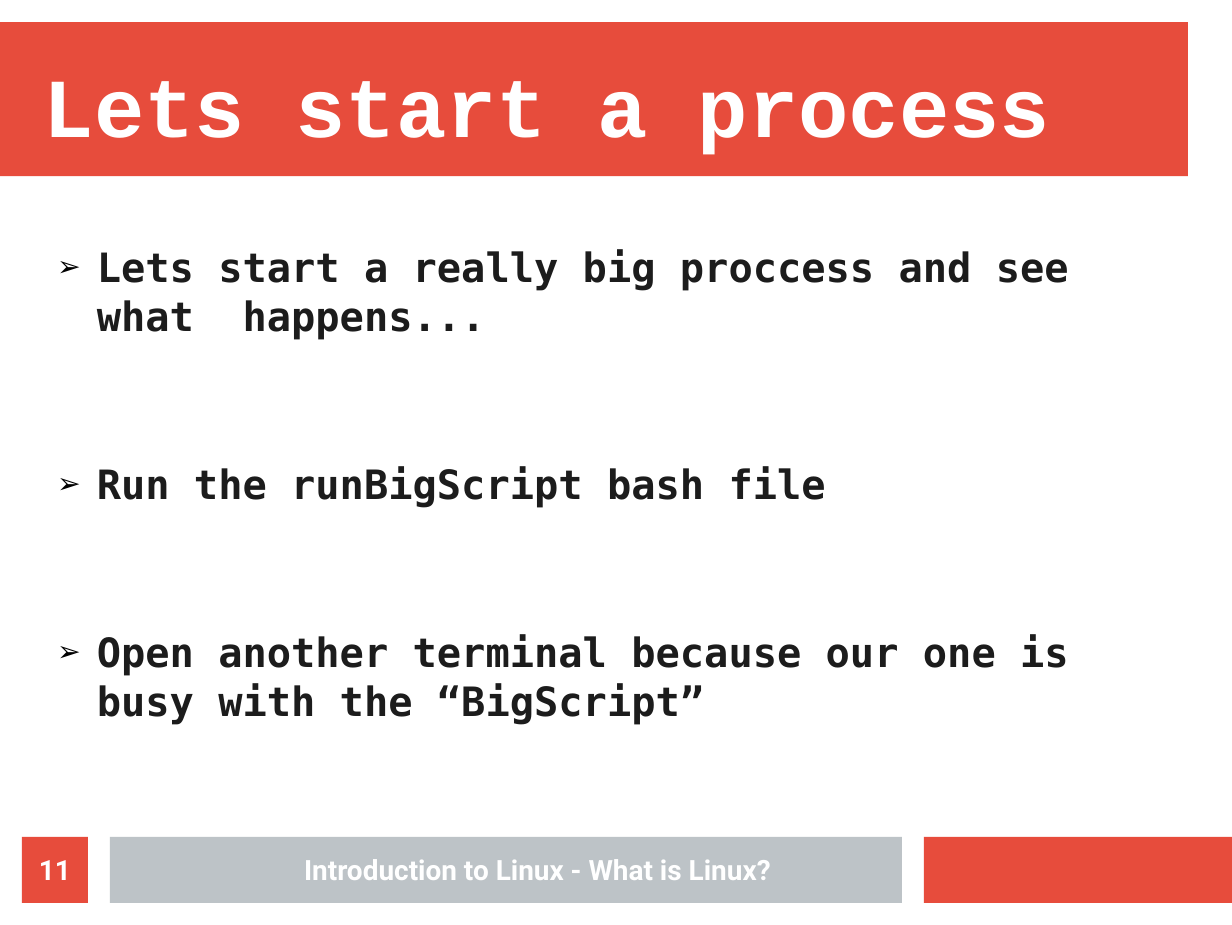
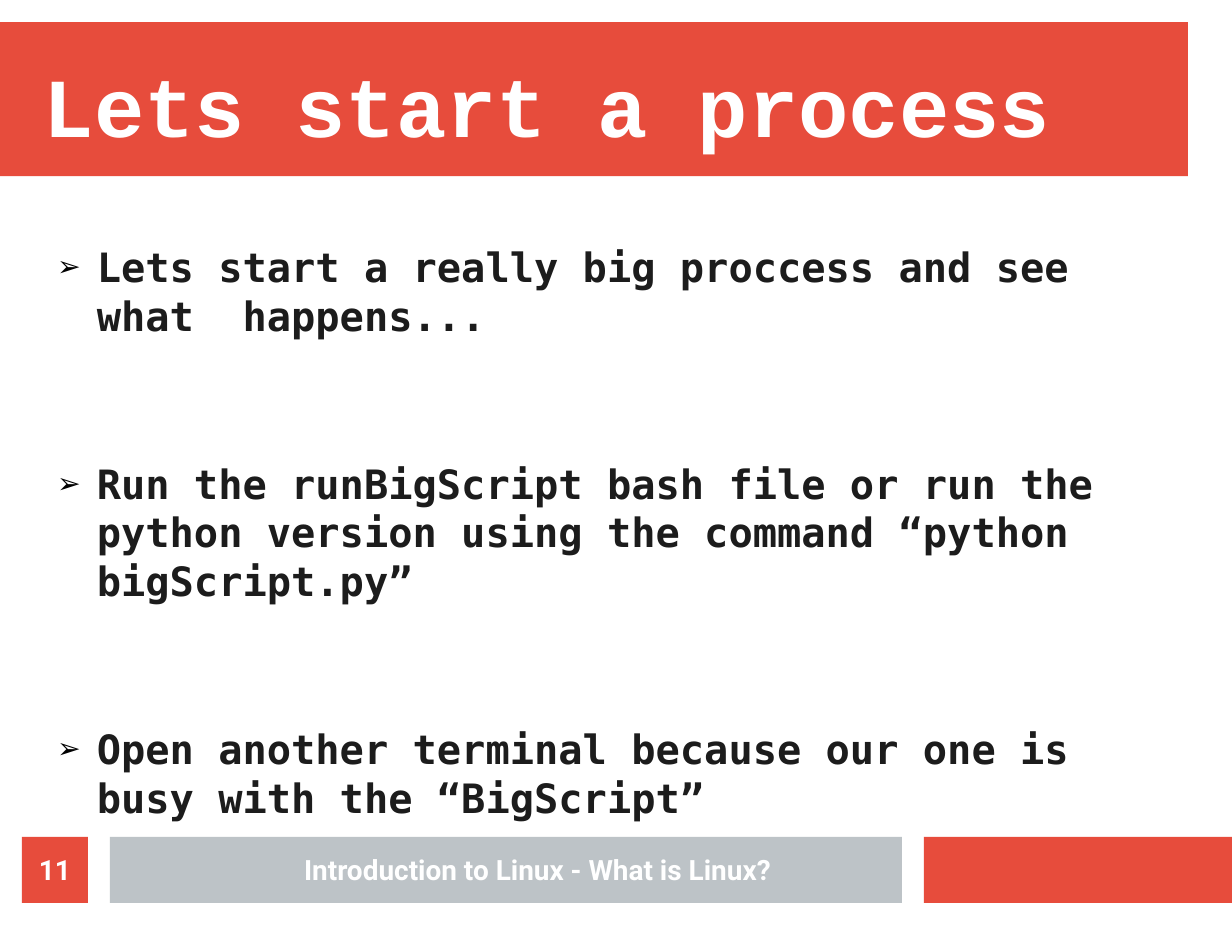
Before and after one commit to Nhlakanipho-Biyela/Intro_To_Linux_Course, a slide deck: slide 11 of Lecture_Slides/Lecture_4/ITL_Lecture_4_Processes.odp. Drawn at 1232x925 pixels with LibreOffice and Linux fonts; fonts in the diff are those of the drawing; background and template pictures are left out. Boxes give left, top, right and bottom in pixels: in the first picture for what was removed or moved away, otherwise in the second. Text is boxed around its words. In the diff, an @@ line names an element or a change of style, - is before the commit and + after.

```diff
--- a/Lecture_Slides/Lecture_4/ITL_Lecture_4_Processes.odp
+++ b/Lecture_Slides/Lecture_4/ITL_Lecture_4_Processes.odp
@@ text at (x1=97, y1=466, x2=1093, y2=605): text changed @@
-➢ Run the runBigScript bash file
+➢ Run the runBigScript bash file or run the python version using the command “python bigScript.py”
```
Also in this commit, not shown: 6 other slides changed, 1 slide added, 2 other files.
